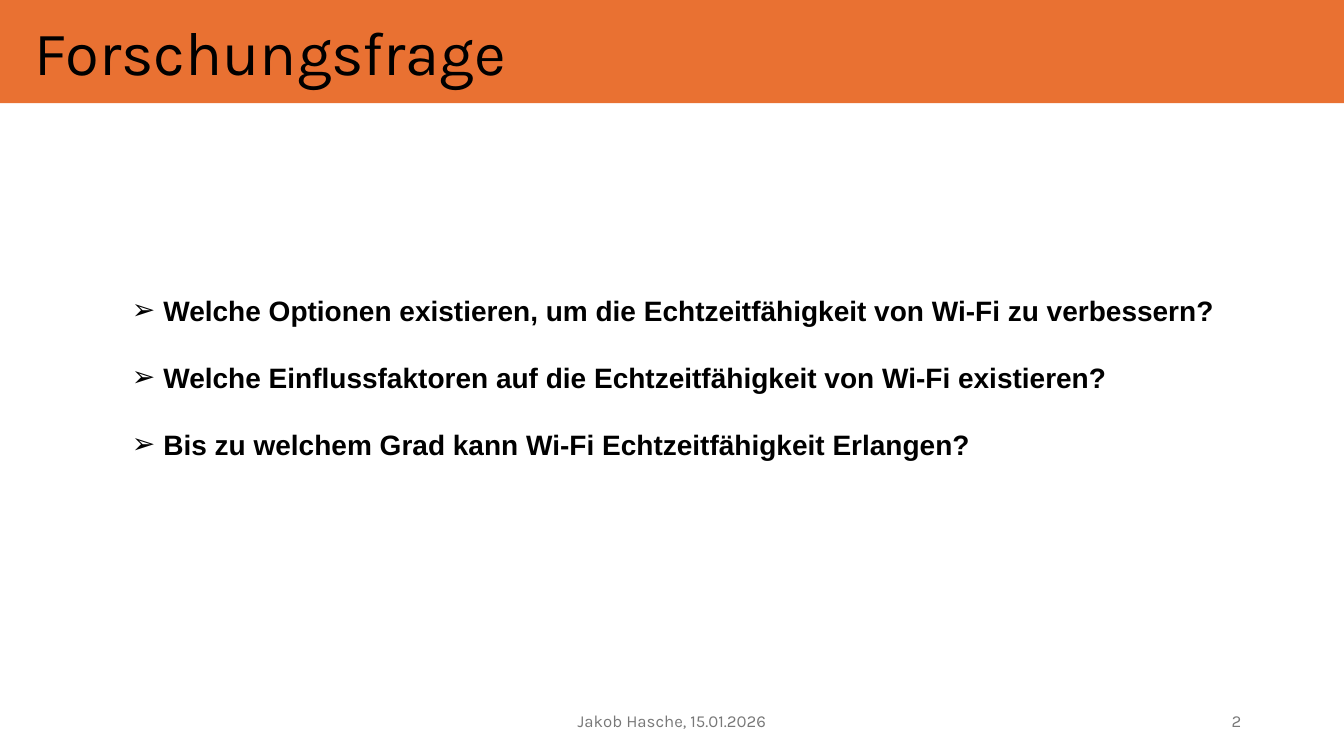
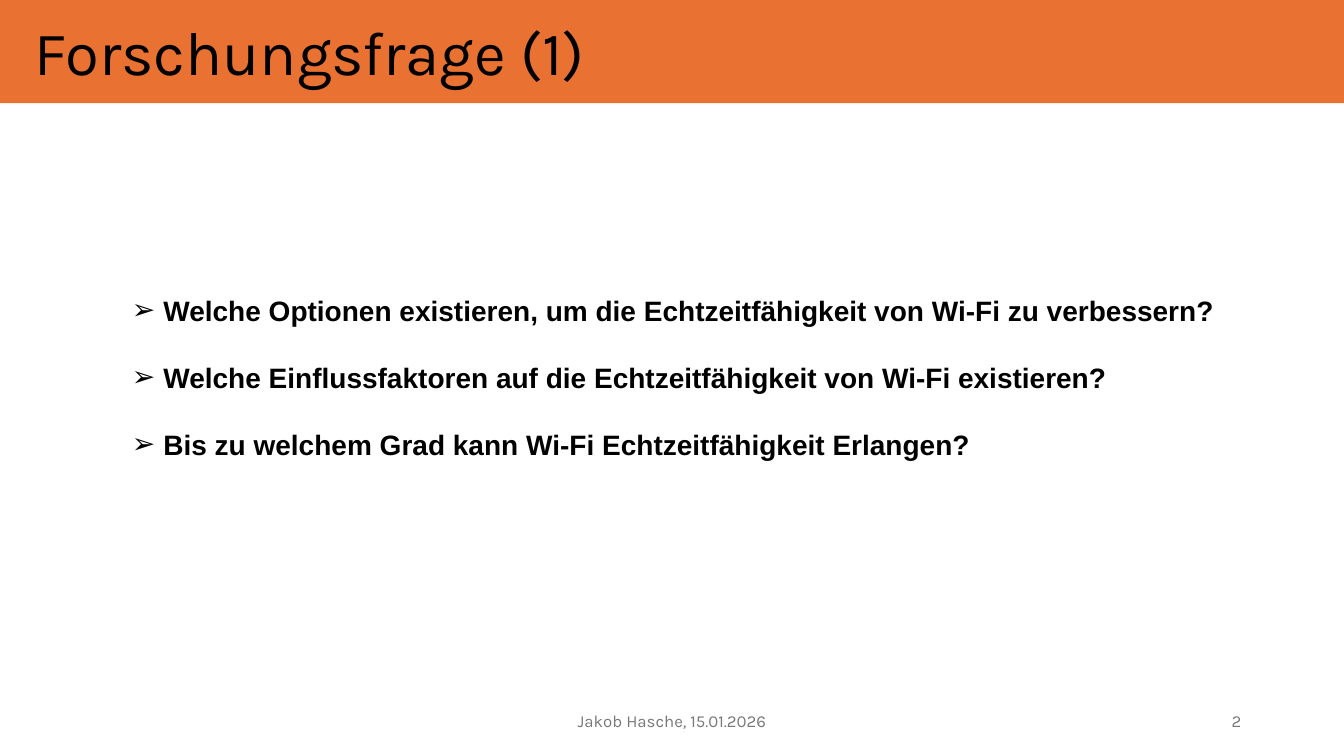
Before and after one commit to studhascja/Masterthesis, a slide deck: slide 2 of Präsentation der Masterarbeit Jakob Hasche.pptx. Drawn at 1344x756 pixels with LibreOffice and Linux fonts; fonts in the diff are those of the drawing. Boxes give left, top, right and bottom in pixels: in the first picture for what was removed or moved away, otherwise in the second. Text is boxed around its words. In the diff, an @@ line names an element or a change of style, - is before the commit and + after.

```diff
--- a/Präsentation der Masterarbeit Jakob Hasche.pptx
+++ b/Präsentation der Masterarbeit Jakob Hasche.pptx
@@ text at (35, 30, 585, 90): text changed @@
-Forschungsfrage
+Forschungsfrage (1)
```
Also in this commit, not shown: 8 other slides changed, 2 slides added, 1 slide removed.
